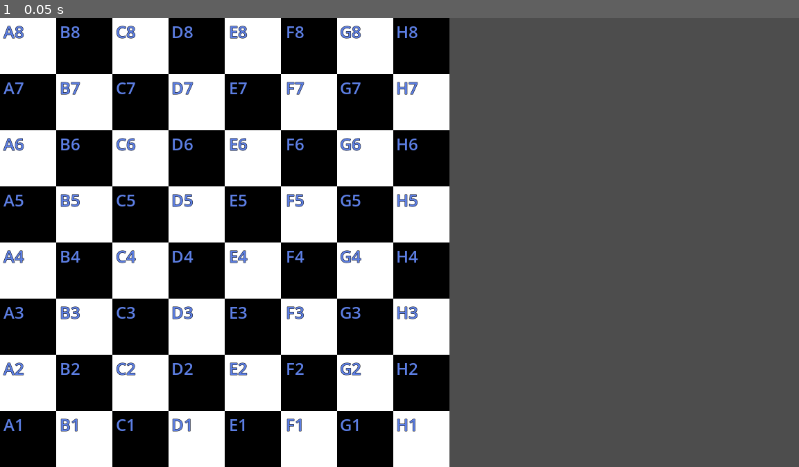
Above: before the commit, frame 1.
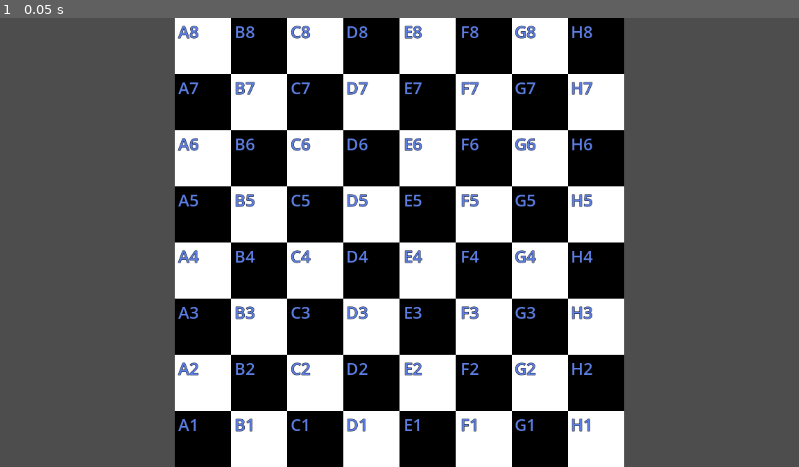
Above: after the commit, the same moment.

Repository: caden-knight/Godot-chess-memory
Game: Godot game, scene res://scenes/chessboard.tscn
The game is run twice, just before and just after one commit, with the same random seed, the same clock (stepped at 60 frames per second) and the same inputs.
Inputs:
- Up to frame 1 (0.05 s): no input

The runs differ from the first frame. In frame 1, 75% of the frame differs, in the area x 0-79%, y 0-100%.

Commit message:
the game now knows which squares have been clicked on

Diff:
--- a/project.godot
+++ b/project.godot
@@ -14,3 +14,11 @@
 run/main_scene="res://scenes/chessboard.tscn"
 config/features=PackedStringArray("4.1", "Forward Plus")
 config/icon="res://icon.svg"
+
+[input]
+
+click={
+"deadzone": 0.5,
+"events": [Object(InputEventMouseButton,"resource_local_to_scene":false,"resource_name":"","device":-1,"window_id":0,"alt_pressed":false,"shift_pressed":false,"ctrl_pressed":false,"meta_pressed":false,"button_mask":0,"position":Vector2(0, 0),"global_position":Vector2(0, 0),"factor":1.0,"button_index":1,"canceled":false,"pressed":false,"double_click":false,"script":null)
+]
+}
--- a/scenes/chessboard.tscn
+++ b/scenes/chessboard.tscn
@@ -4,3 +4,5 @@
 
 [node name="Chessboard" type="Node2D"]
 script = ExtResource("1_xqqdw")
+
+[node name="Squares" type="Node2D" parent="."]
--- a/scenes/square.tscn
+++ b/scenes/square.tscn
@@ -1,9 +1,12 @@
-[gd_scene format=3 uid="uid://c4e6r54ccvsga"]
+[gd_scene load_steps=2 format=3 uid="uid://c4e6r54ccvsga"]
+
+[ext_resource type="Script" path="res://scripts/Square.gd" id="1_8k4b3"]
 
 [node name="Square" type="ColorRect"]
 offset_right = 40.0
 offset_bottom = 40.0
 color = Color(0, 0, 0, 1)
+script = ExtResource("1_8k4b3")
 
 [node name="Label" type="Label" parent="."]
 texture_filter = 2
--- a/scripts/Chessboard.gd
+++ b/scripts/Chessboard.gd
@@ -2,34 +2,38 @@
 
 var coords = [["A", "B", "C", "D", "E", "F", "G", "H"], [1,2,3,4,5,6,7,8]]
 var isWhite: bool = true
-var squareX: int = 0
-var squareY: int = 0
+var squareX: float = 0.0
+var squareY: float = 0.0
 var direction: int = 1
 
 @onready var squareScene := preload("res://scenes/square.tscn")
 @onready var viewport_size := get_viewport_rect().size
+@onready var squares := $Squares
 
 
 func _ready():
 	game_setup()
 
 func game_setup() -> void:
+	# necessary for the order the squares are instantiated
 	coords[0].reverse()
-	var square_size = viewport_size.y / 8
 
+	# allows the board to fill the screen from top to bottom perfectly
+	var square_size: Vector2 = Vector2(viewport_size.y / 8, viewport_size.y / 8,)
+	var offset = viewport_size.x - (square_size.x * 8)
+
+	# sets up and labels the chess board
 	for rank in range(7, -1, -1):
 		for file in range(7, -1, -1):
 			var square : ColorRect = squareScene.instantiate()
 			var squareLabel = square.get_child(0)
 
-
-
-			print(get_viewport_rect().size.x)
-			square.set_size(Vector2(square_size, square_size))
+			# setup squares and add to scene
+			square.set_size(square_size)
 			square.position = Vector2(squareX, squareY)
 			square.color = Color(1,1,1,1) if isWhite else Color(0,0,0,1)
 			squareLabel.text = coords[0][rank] + str(coords[1][file])
-			add_child(square)
+			squares.add_child(square)
 
 
 			if file != 0:
@@ -38,9 +42,4 @@
 			else:
 				squareX += square.get_size().x
 				squareY = 0
-
-#			print("coordinate: " + coords[0][rank] + str(coords[1][file]))
-
-
-
-			print(file)
+	squares.position.x += offset / 2
--- /dev/null
+++ b/scripts/Square.gd
@@ -0,0 +1,8 @@
+extends ColorRect
+
+func _input(event):
+	if event is InputEventMouseButton and event.pressed and event.button_index == MOUSE_BUTTON_LEFT:
+		var mouse_position = get_global_mouse_position()
+
+		if get_global_rect().has_point(mouse_position):
+			print($Label.text)
